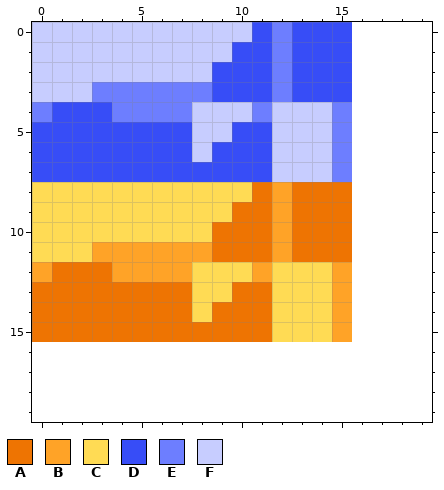
File history of a pixel-art sprite, minesweeper/src/gfx/borders.png. The first picture shows the starting point.
The file is 16x16 pixels. The old version is drawn lined up with the new one, on the new canvas.
Palette (. is transparent): A #ee7402  B #ffa327  C #ffdb54  D #374df7  E #6d7eff  F #c7cdff
Pixels before, first column x 0:
 0 FFFFFFFFFFFDEDDD
 1 FFFFFFFFFFDDEDDD
 2 FFFFFFFFFDDDEDDD
 3 FFFEEEEEEDDDEDDD
 4 EDDDEEEEFFFEFFFE
 5 DDDDDDDDFFDDFFFE
 6 DDDDDDDDFDDDFFFE
 7 DDDDDDDDDDDDFFFE
 8 CCCCCCCCCCCABAAA
 9 CCCCCCCCCCAABAAA
10 CCCCCCCCCAAABAAA
11 CCCBBBBBBAAABAAA
12 BAAABBBBCCCBCCCB
13 AAAAAAAACCAACCCB
14 AAAAAAAACAAACCCB
15 AAAAAAAAAAAACCCB
The result:
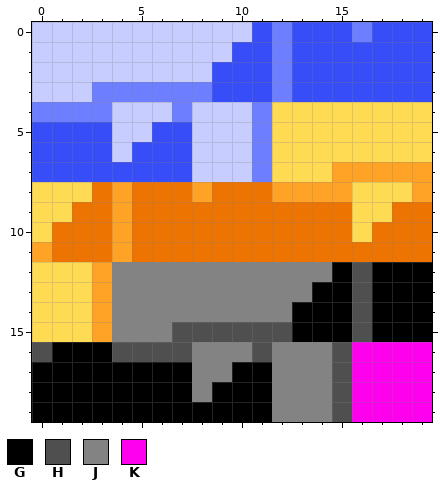
Colours new in this view: G #000000  H #4f4f4f  J #838383  K #ff00ef
The edit:
canvas 16x16 -> 20x20
Changed rows in their new state; - is an unchanged pixel.
first column x 0:
 0 ----------------EDDD
 1 ----------------DDDD
 2 ----------------DDDD
 3 ----------------DDDD
 4 -EEEFFF-----CCCCCCCC
 5 ----FF----FECCCCCCCC
 6 ----F----FFECCCCCCCC
 7 --------FFFECCCBBBBB
 8 ---ABAAABAA--BBBCCCB
 9 --AABAAAAA--A---CCAA
10 -AAABAAAA---A---CAAA
11 BAAA-AAAA---A---AAAA
12 CCCBJJJJJJJJJJJGHGGG
13 CCCBJJJJJJJJJJGGHGGG
14 CCCBJJJJJJJJJGGGHGGG
15 CCCBJJJHHHHHHGGGHGGG
16 HGGGHHHHJJJHJJJHKKKK
17 GGGGGGGGJJGGJJJHKKKK
18 GGGGGGGGJGGGJJJHKKKK
19 GGGGGGGGGGGGJJJHKKKK
Changed places in both pictures, as pixel boxes (x1, y1, x2, y2):
changed: (32, 22, 432, 422)
